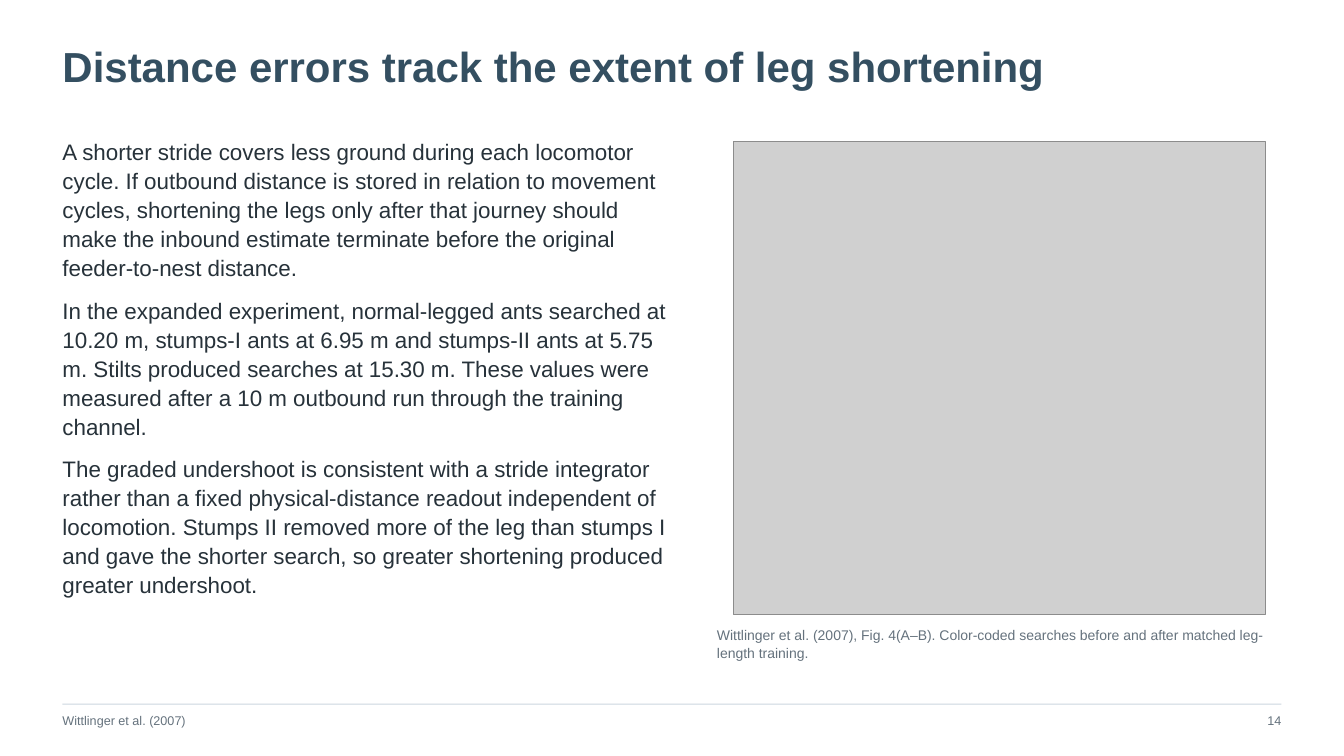
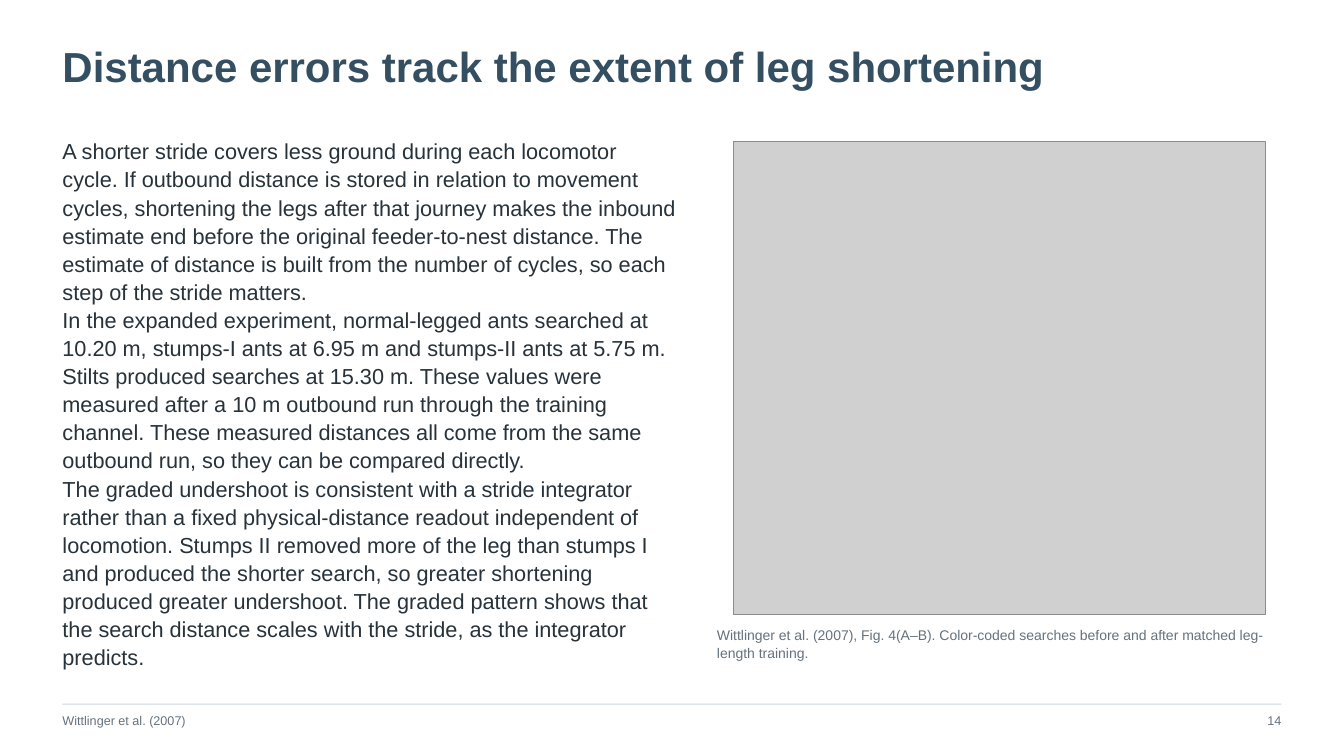
Before and after one commit to jordanxxlopez/NEUROETHOLOGY, a slide deck: slide 20 of scaffolded/Neuroethology_Lecture28_FA2026_SCAFFOLDED.pptx. Drawn at 1344x756 pixels with LibreOffice and Linux fonts; fonts in the diff are those of the drawing; grey boxes stand for pictures. Boxes give left, top, right and bottom in pixels: in the first picture for what was removed or moved away, otherwise in the second. Text is boxed around its words. In the diff, an @@ line names an element or a change of style, - is before the commit and + after.

```diff
--- a/scaffolded/Neuroethology_Lecture28_FA2026_SCAFFOLDED.pptx
+++ b/scaffolded/Neuroethology_Lecture28_FA2026_SCAFFOLDED.pptx
@@ text at (x1=62, y1=143, x2=675, y2=670): text changed; size 16 to 15.5 pt @@
-A shorter stride covers less ground during each locomotor cycle. If outbound distance is stored in relation to movement cycles, shortening the legs only after that journey should make the inbound estimate terminate before the original feeder-to-nest distance.
-In the expanded experiment, normal-legged ants searched at 10.20 m, stumps-I ants at 6.95 m and stumps-II ants at 5.75 m. Stilts produced searches at 15.30 m. These values were measured after a 10 m outbound run through the training channel.
-The graded undershoot is consistent with a stride integrator rather than a fixed physical-distance readout independent of locomotion. Stumps II removed more of the leg than stumps I and gave the shorter search, so greater shortening produced greater undershoot.
+A shorter stride covers less ground during each locomotor cycle. If outbound distance is stored in relation to movement cycles, shortening the legs after that journey makes the inbound estimate end before the original feeder-to-nest distance. The estimate of distance is built from the number of cycles, so each step of the stride matters.
+In the expanded experiment, normal-legged ants searched at 10.20 m, stumps-I ants at 6.95 m and stumps-II ants at 5.75 m. Stilts produced searches at 15.30 m. These values were measured after a 10 m outbound run through the training channel. These measured distances all come from the same outbound run, so they can be compared directly.
+The graded undershoot is consistent with a stride integrator rather than a fixed physical-distance readout independent of locomotion. Stumps II removed more of the leg than stumps I and produced the shorter search, so greater shortening produced greater undershoot. The graded pattern shows that the search distance scales with the stride, as the integrator predicts.
```
Also in this commit, not shown: 16 other slides changed, 21 other files.
